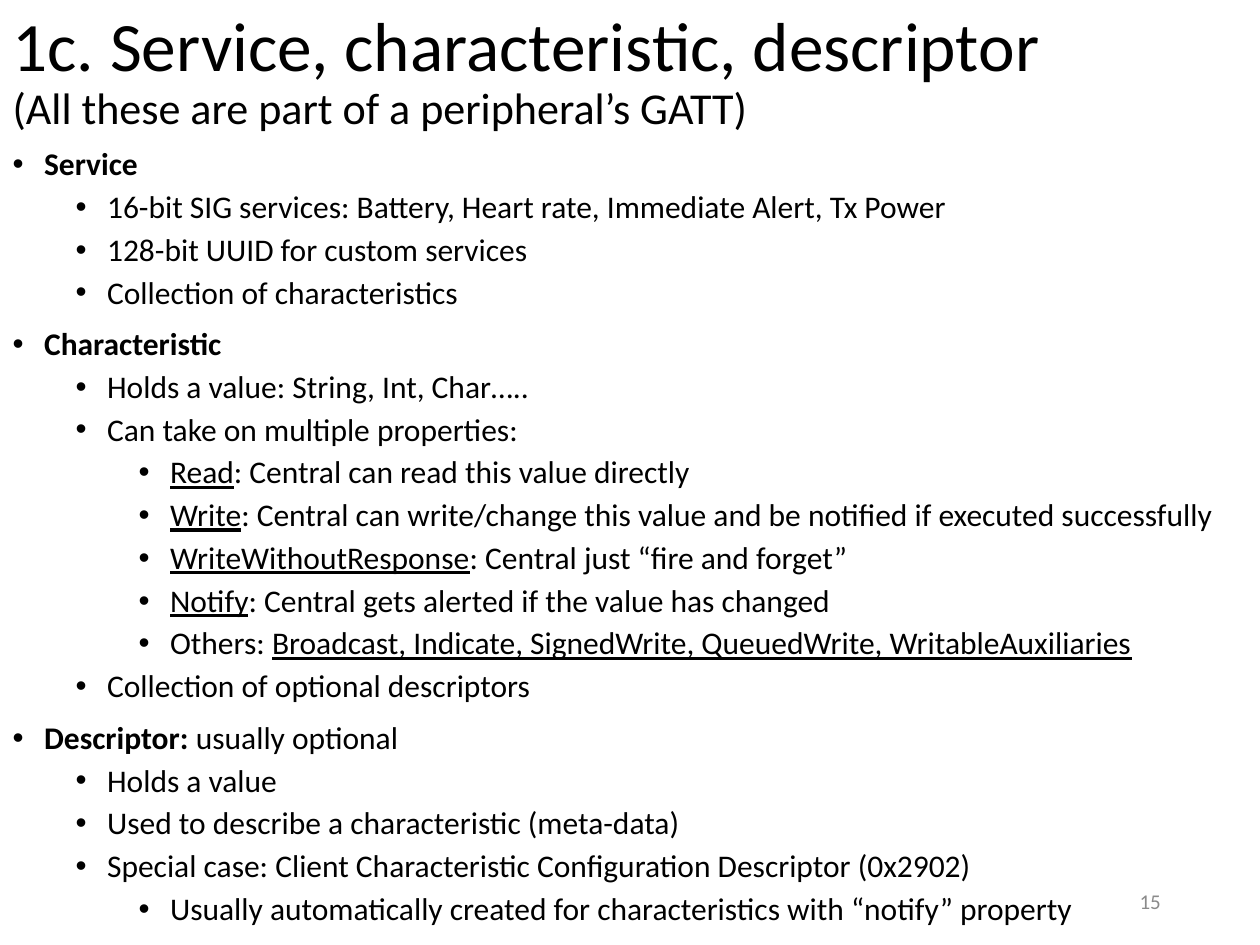
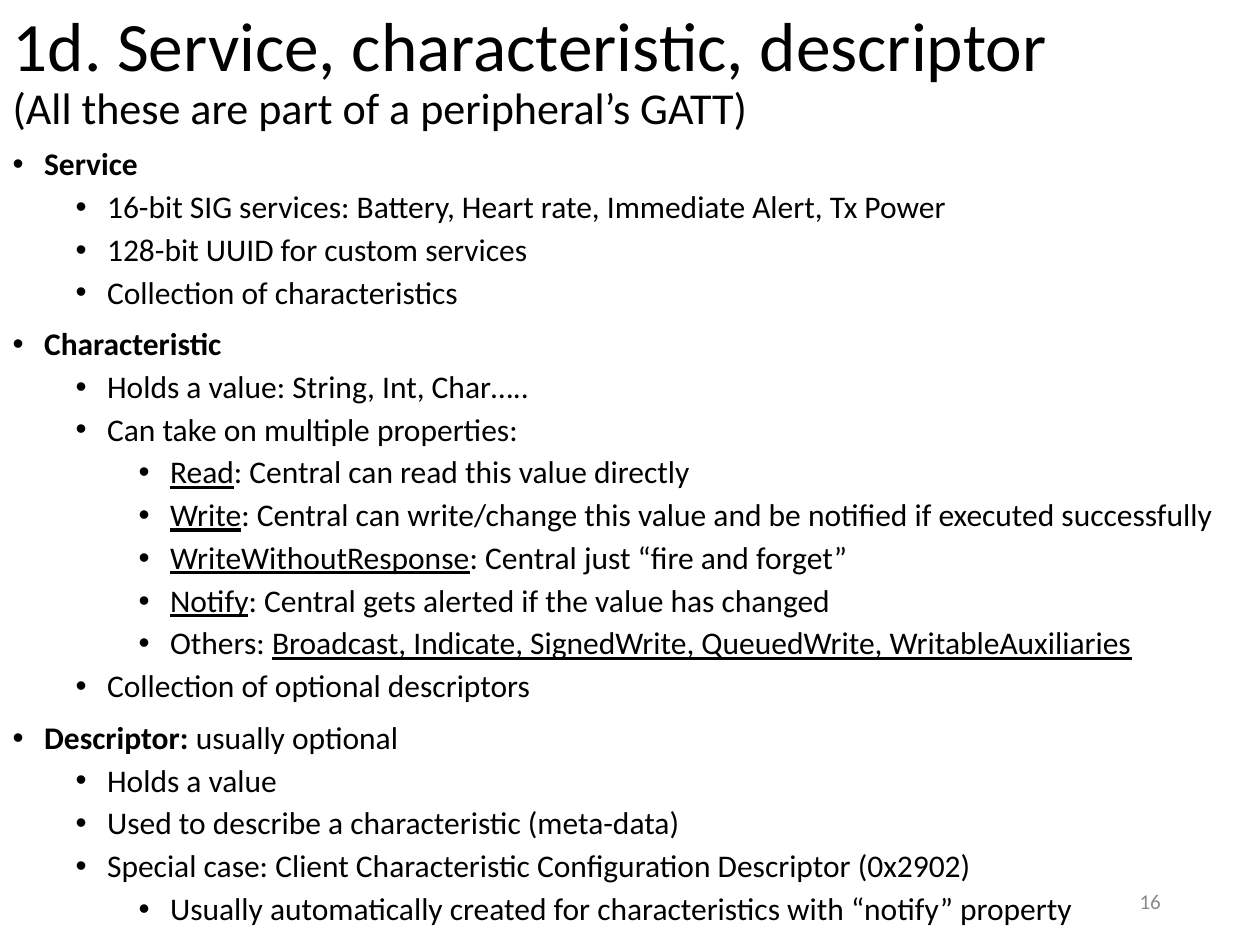
Before and after one commit to yeokm1/intro-to-ble, a slide deck: slide 16 of intro to ble.pptx (slide 15 before the commit). Drawn at 1260x945 pixels with LibreOffice and Linux fonts; fonts in the diff are those of the drawing. Boxes give left, top, right and bottom in pixels: in the first picture for what was removed or moved away, otherwise in the second. Text is boxed around its words. In the diff, an @@ line names an element or a change of style, - is before the commit and + after.

```diff
--- a/intro to ble.pptx
+++ b/intro to ble.pptx
@@ title at bbox=[13, 23, 1046, 131]: text changed @@
-1c. Service, characteristic, descriptor
-(All these are part of a peripheral’s GATT)
+1d. Service, characteristic, descriptor
+(All these are part of a peripheral’s GATT)
@@ page number at bbox=[1140, 895, 1161, 909]: text changed @@
-15
+16
```
Also in this commit, not shown: 8 other slides changed, 1 slide added, 1 other file.
